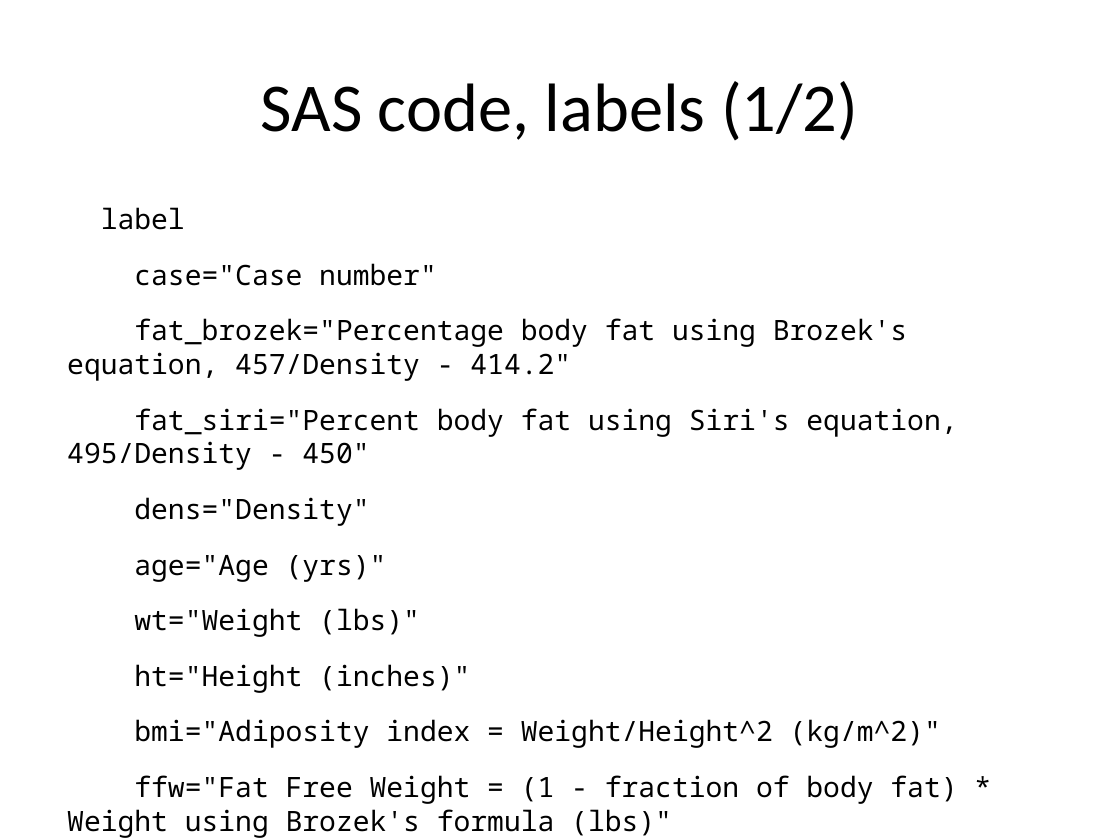
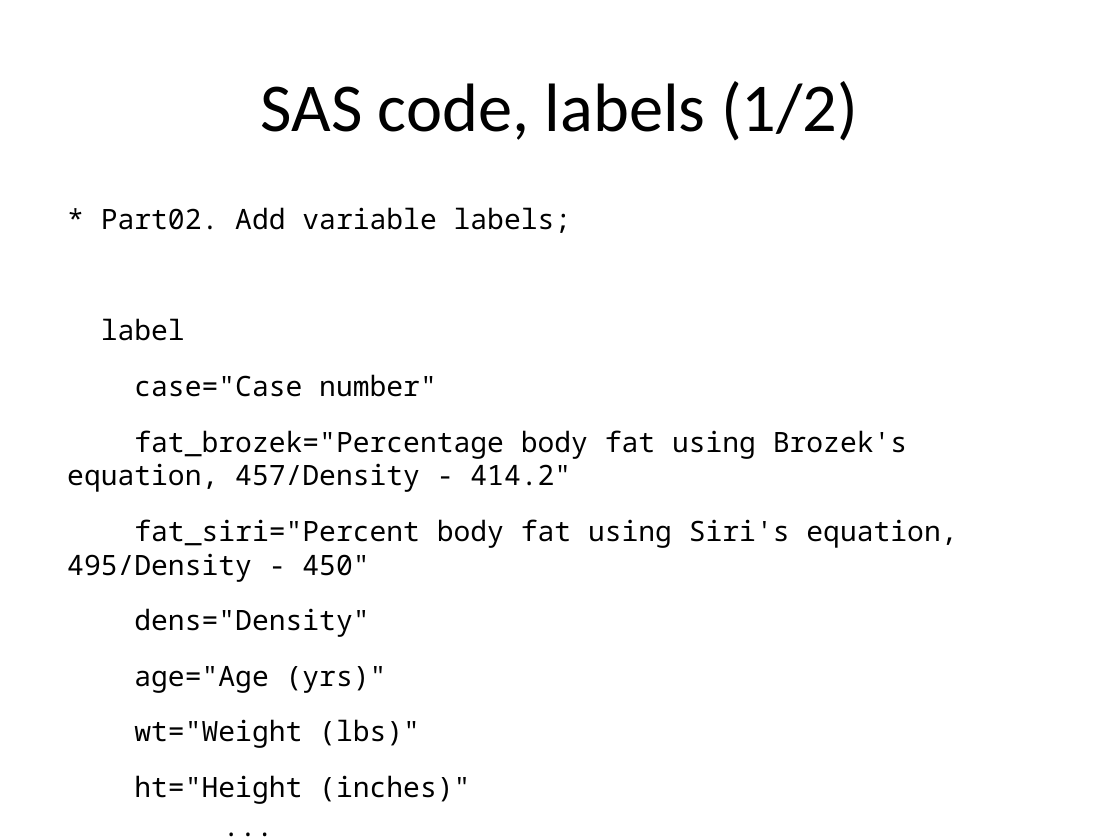
Before and after one commit to pmean/introduction-to-SAS, a slide deck: slide 14 of results/m02-slides-and-speaker-notes.pptx. Drawn at 1120x840 pixels with LibreOffice and Linux fonts; fonts in the diff are those of the drawing. Boxes give left, top, right and bottom in pixels: in the first picture for what was removed or moved away, otherwise in the second. Text is boxed around its words. In the diff, an @@ line names an element or a change of style, - is before the commit and + after.

```diff
--- a/results/m02-slides-and-speaker-notes.pptx
+++ b/results/m02-slides-and-speaker-notes.pptx
@@ text at bbox=[67, 207, 957, 748]: text changed @@
-label
-case="Case number"
-fat_brozek="Percentage body fat using Brozek's equation, 457/Density - 414.2"
-fat_siri="Percent body fat using Siri's equation, 495/Density - 450"
-dens="Density"
-age="Age (yrs)"
-wt="Weight (lbs)"
-ht="Height (inches)"
-bmi="Adiposity index = Weight/Height^2 (kg/m^2)"
-ffw="Fat Free Weight = (1 - fraction of body fat) * Weight using Brozek's formula (lbs)"
-...
+* Part02. Add variable labels;
+label
+case="Case number"
+fat_brozek="Percentage body fat using Brozek's equation, 457/Density - 414.2"
+fat_siri="Percent body fat using Siri's equation, 495/Density - 450"
+dens="Density"
+age="Age (yrs)"
+wt="Weight (lbs)"
+ht="Height (inches)"
+...
```
Also in this commit, not shown: 26 other slides changed, 2 slides added, 1 slide removed, 5 other files.
